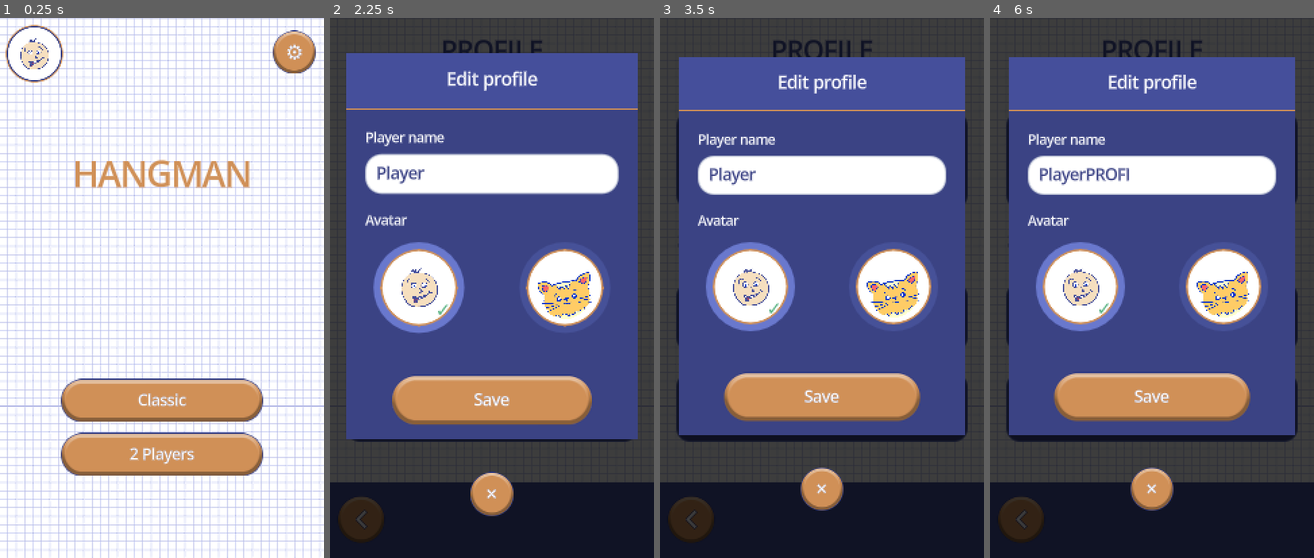
Above: before the commit, frames 1-4 (left to right).
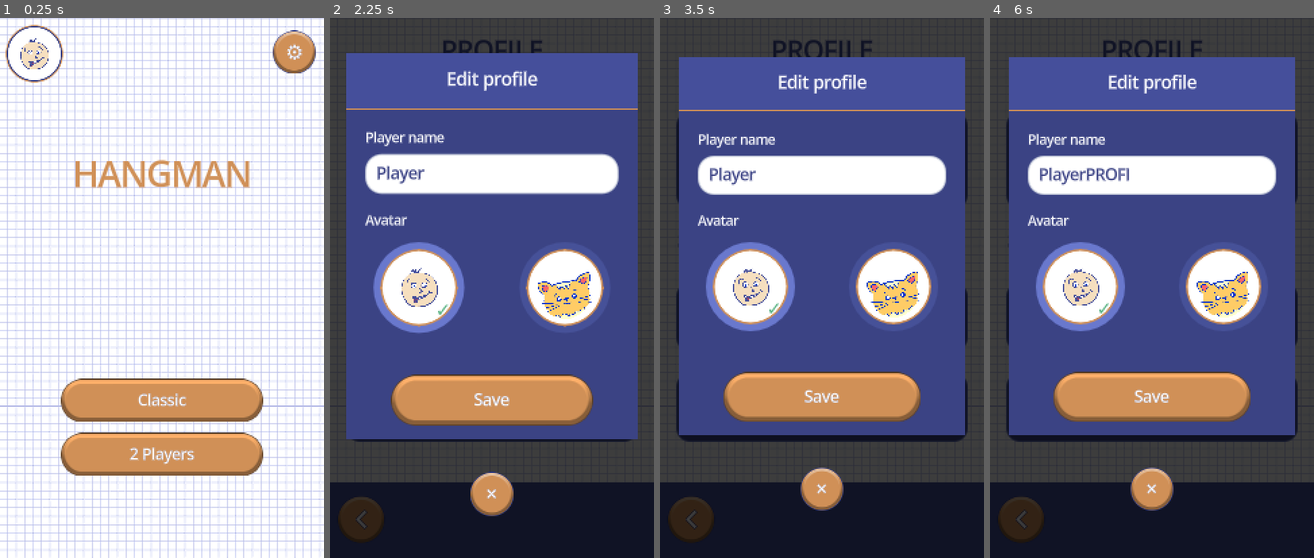
Above: after the commit, the same moments.

Repository: trinarr/hangman20_godot
Game: Godot game, scene res://scenes/Main.tscn
Two runs of this game, one before a commit and one after it. Both use one fixed random seed, a clock stepped at 60 frames per second and the inputs below.
Inputs (mouse positions are in pixels of both pictures, inside the frame that each line leads up to):
- Up to frame 1 (0.25 s): no input
- Up to frame 2 (2.25 s): tap Enter at 0.5 s; move the mouse to (563, 261) at 0.52 s; click (563, 261) at 0.67 s; click (365, 55) at 1.25 s; click (492, 158) at 2 s
- Up to frame 3 (3.5 s): click (750, 288) at 2.77 s
- Up to frame 4 (6 s): click (1223, 288) at 3.52 s; tap Enter at 4.25, 5 s; move the mouse to (1087, 315) at 4.27 s; click (1087, 315) at 4.42 s; move the mouse to (1184, 169) at 5.02 s; click (1184, 169) at 5.17 s; type "PROFILE" at 5.75 s

The runs differ from the first frame. In frame 1, 1.3% of the frame differs, in the area x 18-82%, y 66-85%; in frame 2, 0.8%; in frame 3, 0.8%; in frame 4, 0.8%.

Commit message:
Покраска главных кнопок

Diff:
--- a/scripts/main.gd
+++ b/scripts/main.gd
@@ -33,6 +33,8 @@
 const FLASH_STAGE_CONTROL_SCRIPT: GDScript = preload("res://scripts/ui/flash_stage_control.gd")
 const FLASH_STAGE_BUTTON_SCRIPT: GDScript = preload("res://scripts/ui/flash_stage_button.gd")
 const STAGE_LONG_BUTTON_SCRIPT: GDScript = preload("res://scripts/ui/stage_long_button.gd")
+const LONG_BUTTON_COLOR_ORANGE: int = 0
+const LONG_BUTTON_COLOR_GREEN: int = 1
 const STAGE_ROUND_BUTTON_SCRIPT: GDScript = preload("res://scripts/ui/stage_round_button.gd")
 const STAGE_LETTER_BUTTON_SCRIPT: GDScript = preload("res://scripts/ui/stage_letter_button.gd")
 const FLASH_STAGE_PANEL_SCRIPT: GDScript = preload("res://scripts/ui/flash_stage_panel.gd")
@@ -333,18 +335,20 @@
 	node.set("stage_height", stage_height)
 	return node
 
-func _stage_main_button(rect: Rect2, callable: Callable, tex …(156 unchanged characters)…  = false, attention_bounce: bool = false) -> Control:
+func _stage_main_button(rect: Rect2, callable: Callable, tex …(156 unchanged characters)…  = false, attention_bounce: bool = false, color_preset: int = LONG_BUTTON_COLOR_ORANGE) -> Control:
 	var button: FlashStageTextureButton = STAGE_LONG_BUTTON_SCRIPT.new() as FlashStageTextureButton
 	button.call("configure", text, font_size, disabled, disabled_overlay_alpha, use_normal_texture_when_disabled, selected)
+	button.call("set_color_preset", color_preset)
 	button.set("attention_bounce_enabled", attention_bounce)
 	_connect_stage_button_action(button, callable)
 	content.add_child(button)
 	button.stage_rect = rect
 	return button
 
-func _stage_main_icon_button(rect: Rect2, callable: Callable …(166 unchanged characters)… ed: bool = false, selected: bool = false) -> Control:
+func _stage_main_icon_button(rect: Rect2, callable: Callable …(166 unchanged characters)… ed: bool = false, selected: bool = false, color_preset: int = LONG_BUTTON_COLOR_ORANGE) -> Control:
 	var button: FlashStageTextureButton = STAGE_LONG_BUTTON_SCRIPT.new() as FlashStageTextureButton
 	button.call("configure_with_icon", text, icon, icon_size, font_size, disabled, disabled_overlay_alpha, use_normal_texture_when_disabled, selected)
+	button.call("set_color_preset", color_preset)
 	_connect_stage_button_action(button, callable)
 	content.add_child(button)
 	button.stage_rect = rect
@@ -1164,7 +1168,8 @@
 		0.32,
 		false,
 		false,
-		!custom_word_text.is_empty()
+		!custom_word_text.is_empty(),
+		LONG_BUTTON_COLOR_GREEN
 	)
 
 func _stage_custom_switch(rect: Rect2, setting_index: int) -> void:
@@ -1832,7 +1837,7 @@
 			if left_label != null:
 				left_label.add_theme_color_override("font_color", Color.WHITE)
 
-	_stage_main_button(Rect2(435.0, 404.0, MENU_BUTTON_SIZE.x, MENU_BUTTON_SIZE.y), Callable(self, "_result_right_action"), _result_right_button_text(), 18, false, 0.32, false, false, true)
+	_stage_main_button(Rect2(435.0, 404.0, MENU_BUTTON_SIZE.x, MENU_BUTTON_SIZE.y), Callable(self, "_result_right_action"), _result_right_button_text(), 18, false, 0.32, false, false, true, LONG_BUTTON_COLOR_GREEN)
 
 func _spaced_result_word(word: String) -> String:
 	var characters := PackedStringArray()
--- a/scripts/main_portrait.gd
+++ b/scripts/main_portrait.gd
@@ -192,7 +192,8 @@
 	disabled_overlay_alpha: float = 0.32,
 	use_normal_texture_when_disabled: bool = false,
 	selected: bool = false,
-	attention_bounce: bool = false
+	attention_bounce: bool = false,
+	color_preset: int = LONG_BUTTON_COLOR_ORANGE
 ) -> Control:
 	return _stage_main_button(
 		_portrait_popup_button_rect(rect),
@@ -203,7 +204,8 @@
 		disabled_overlay_alpha,
 		use_normal_texture_when_disabled,
 		selected,
-		attention_bounce
+		attention_bounce,
+		color_preset
 	)
 
 func _stage_settings_toggle_button(rect: Rect2, setting_index: int) -> void:
@@ -498,7 +500,8 @@
 		0.32,
 		false,
 		false,
-		!custom_word_text.is_empty()
+		!custom_word_text.is_empty(),
+		LONG_BUTTON_COLOR_GREEN
 	)
 
 func start_custom_game() -> void:
@@ -862,7 +865,7 @@
 	_portrait_end_adaptive_group(result_root_content)
 
 	_stage_round_icon_button(_portrait_footer_round_button_rect(PORTRAIT_RESULT_CLOSE_BUTTON_RECT), Callable(self, "show_menu"), RESULT_CLOSE_ICON, _portrait_footer_icon_size(Vector2(23.0, 23.0)))
-	_stage_main_button(_portrait_footer_long_button_rect(PORTRAIT_RESULT_CONTINUE_BUTTON_RECT), Callable(self, "_result_right_action"), _result_right_button_text(), _portrait_footer_font_size(22), false, 0.32, false, false, true)
+	_stage_main_button(_portrait_footer_long_button_rect(PORTRAIT_RESULT_CONTINUE_BUTTON_RECT), Callable(self, "_result_right_action"), _result_right_button_text(), _portrait_footer_font_size(22), false, 0.32, false, false, true, LONG_BUTTON_COLOR_GREEN)
 
 func _fit_single_line_label_to_width(label: Label, text: String, available_width: float, max_font_size: int, min_font_size: int) -> void:
 	label.autowrap_mode = TextServer.AUTOWRAP_OFF
@@ -906,7 +909,7 @@
 	_stage_round_icon_button(PORTRAIT_RESULT_HEADER_SEARCH_BUTTON_RECT, Callable(self, "_open_word_search"), RESULT_SEARCH_ICON, RESULT_SEARCH_COMPACT_ICON_SIZE)
 	_stage_round_icon_button(_portrait_footer_round_button_rect(PORTRAIT_RESULT_CLOSE_BUTTON_RECT), Callable(self, "show_menu"), RESULT_CLOSE_ICON, _portrait_footer_icon_size(Vector2(23.0, 23.0)))
 	_stage_round_icon_button(_portrait_footer_round_button_rect(PORTRAIT_RESULT_THEME_BUTTON_RECT), Callable(self, "show_theme_select"), PORTRAIT_RESULT_THEME_MENU_ICON, _portrait_footer_icon_size(Vector2(32.0, 30.0)))
-	_stage_main_button(_portrait_footer_long_button_rect(PORTRAIT_RESULT_CONTINUE_BUTTON_RECT), Callable(self, "_result_right_action"), _result_right_button_text(), _portrait_footer_font_size(22), false, 0.32, false, false, true)
+	_stage_main_button(_portrait_footer_long_button_rect(PORTRAIT_RESULT_CONTINUE_BUTTON_RECT), Callable(self, "_result_right_action"), _result_right_button_text(), _portrait_footer_font_size(22), false, 0.32, false, false, true, LONG_BUTTON_COLOR_GREEN)
 
 func show_records() -> void:
 	show_profile()
--- a/scripts/ui/stage_long_button.gd
+++ b/scripts/ui/stage_long_button.gd
@@ -12,6 +12,23 @@
 const ATTENTION_BOUNCE_GROW_DURATION: float = 0.8
 const ATTENTION_BOUNCE_SETTLE_DURATION: float = 0.85
 const ATTENTION_BOUNCE_PAUSE_DURATION: float = 0.2
+
+enum ColorPreset {
+	ORANGE,
+	GREEN,
+	CUSTOM,
+}
+
+# The PNGs are neutral grayscale masks. These tints restore the original
+# orange/blue visual language while allowing other palettes to reuse the same
+# button slices without recoloring the source assets.
+const ORANGE_NORMAL_TINT := Color(0.996078, 0.690196, 0.415686, 1.0)
+const ORANGE_PRESSED_TINT := Color(0.862745, 0.517647, 0.274510, 1.0)
+const ORANGE_SELECTED_TINT := Color(0.552941, 0.631373, 1.0, 1.0)
+# Match the bright green used for a correctly guessed letter.
+const GREEN_NORMAL_TINT := Color(0.13, 0.83, 0.29, 1.0)
+const GREEN_PRESSED_TINT := Color(0.10, 0.64, 0.22, 1.0)
+const GREEN_SELECTED_TINT := Color(0.115, 0.735, 0.255, 1.0)
 
 var attention_bounce_enabled: bool = false:
 	set(value):
@@ -42,6 +59,23 @@
 var selected: bool = false:
 	set(value):
 		selected = value
+		queue_redraw()
+
+var color_preset: int = ColorPreset.ORANGE
+
+var normal_tint: Color = ORANGE_NORMAL_TINT:
+	set(value):
+		normal_tint = value
+		queue_redraw()
+
+var pressed_tint: Color = ORANGE_PRESSED_TINT:
+	set(value):
+		pressed_tint = value
+		queue_redraw()
+
+var selected_tint: Color = ORANGE_SELECTED_TINT:
+	set(value):
+		selected_tint = value
 		queue_redraw()
 
 var text_color: Color = Color.WHITE:
@@ -149,18 +183,24 @@
 
 func _draw() -> void:
 	var use_pressed_parts: bool = selected or _is_down
+	var background_tint: Color = normal_tint
+	if selected:
+		background_tint = selected_tint
+	elif _is_down:
+		background_tint = pressed_tint
 	if disabled and _use_normal_parts_when_disabled:
 		use_pressed_parts = false
+		background_tint = normal_tint
 	var left_texture: Texture2D = PRESSED_LEFT_TEXTURE if use_pressed_parts else NORMAL_LEFT_TEXTURE
 	var center_texture: Texture2D = PRESSED_CENTER_TEXTURE if use_pressed_parts else NORMAL_CENTER_TEXTURE
 	var right_texture: Texture2D = PRESSED_RIGHT_TEXTURE if use_pressed_parts else NORMAL_RIGHT_TEXTURE
 	var visual_size: Vector2 = size * visual_scale
 	var visual_rect := Rect2((size - visual_size) * 0.5, visual_size)
-	_draw_stretchable_background(left_texture, center_texture, right_texture, visual_rect)
+	_draw_stretchable_background(left_texture, center_texture, right_texture, visual_rect, background_tint)
 	if disabled and disabled_overlay_alpha > 0.0:
 		draw_rect(visual_rect, Color(1.0, 1.0, 1.0, disabled_overlay_alpha), true)
 
-func _draw_stretchable_background(left_texture: Texture2D, center_texture: Texture2D, right_texture: Texture2D, rect: Rect2) -> void:
+func _draw_stretchable_background(left_texture: Texture2D, center_texture: Texture2D, right_texture: Texture2D, rect: Rect2, tint: Color) -> void:
 	if rect.size.x <= 0.0 or rect.size.y <= 0.0:
 		return
 
@@ -181,14 +221,35 @@
 			Vector2(center_left, rect.position.y),
 			Vector2(center_right - center_left, rect.size.y)
 		)
-		draw_texture_rect(center_texture, center_rect, false)
-
-	draw_texture_rect(left_texture, Rect2(rect.position, Vector2(left_width, rect.size.y)), false)
+		draw_texture_rect(center_texture, center_rect, false, tint)
+
+	draw_texture_rect(left_texture, Rect2(rect.position, Vector2(left_width, rect.size.y)), false, tint)
 	draw_texture_rect(
 		right_texture,
 		Rect2(Vector2(rect.end.x - right_width, rect.position.y), Vector2(right_width, rect.size.y)),
-		false
+		false,
+		tint
 	)
+
+func set_color_preset(preset: int) -> void:
+	match preset:
+		ColorPreset.GREEN:
+			color_preset = ColorPreset.GREEN
+			_apply_color_palette(GREEN_NORMAL_TINT, GREEN_PRESSED_TINT, GREEN_SELECTED_TINT)
+		ColorPreset.CUSTOM:
+			color_preset = ColorPreset.CUSTOM
+		_:
+			color_preset = ColorPreset.ORANGE
+			_apply_color_palette(ORANGE_NORMAL_TINT, ORANGE_PRESSED_TINT, ORANGE_SELECTED_TINT)
+
+func set_color_palette(normal_color: Color, pressed_color: Color, selected_color: Color = ORANGE_SELECTED_TINT) -> void:
+	color_preset = ColorPreset.CUSTOM
+	_apply_color_palette(normal_color, pressed_color, selected_color)
+
+func _apply_color_palette(normal_color: Color, pressed_color: Color, selected_color: Color) -> void:
+	normal_tint = normal_color
+	pressed_tint = pressed_color
+	selected_tint = selected_color
 
 func configure(text_value: String, font_size_value: int = 20, disabled_value: bool = false, disabled_overlay_alpha_value: float = 0.32, use_normal_texture_when_disabled: bool = false, selected_value: bool = false) -> void:
 	icon_texture = null
Binary file changed: flash_assets/user_main_button_21_center.png
Binary file changed: flash_assets/user_main_button_21_left.png
Binary file changed: flash_assets/user_main_button_21_right.png
Binary file changed: flash_assets/user_main_button_23_center.png
Binary file changed: flash_assets/user_main_button_23_left.png
Binary file changed: flash_assets/user_main_button_23_right.png
